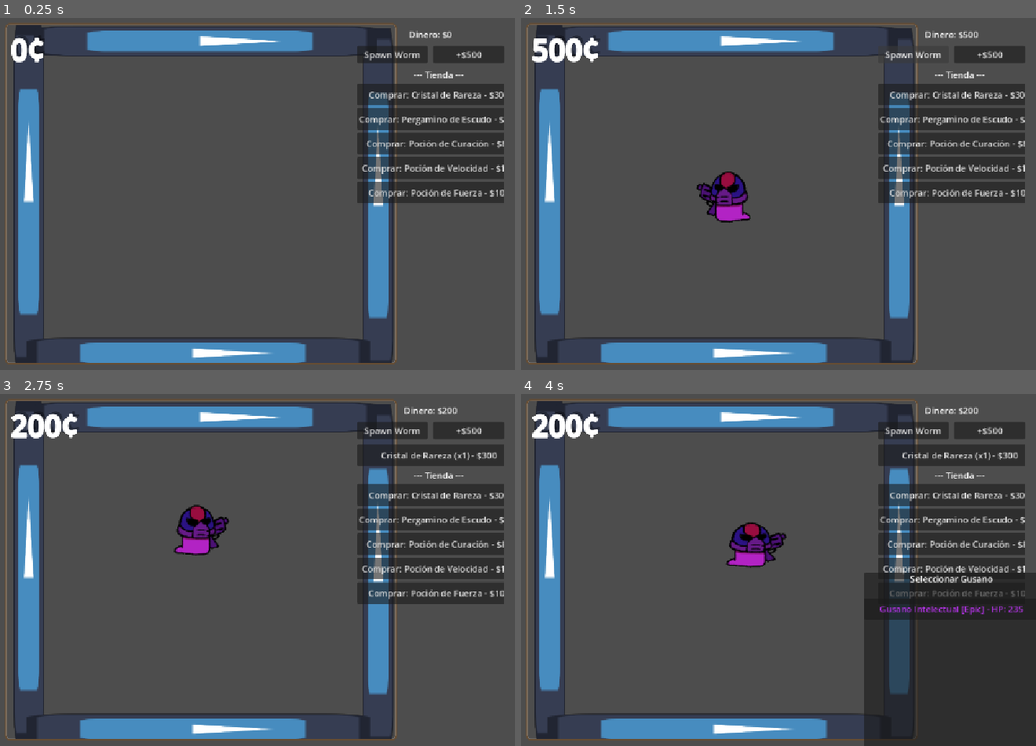
Above: before the commit, frames 1-4 (two rows, left to right).
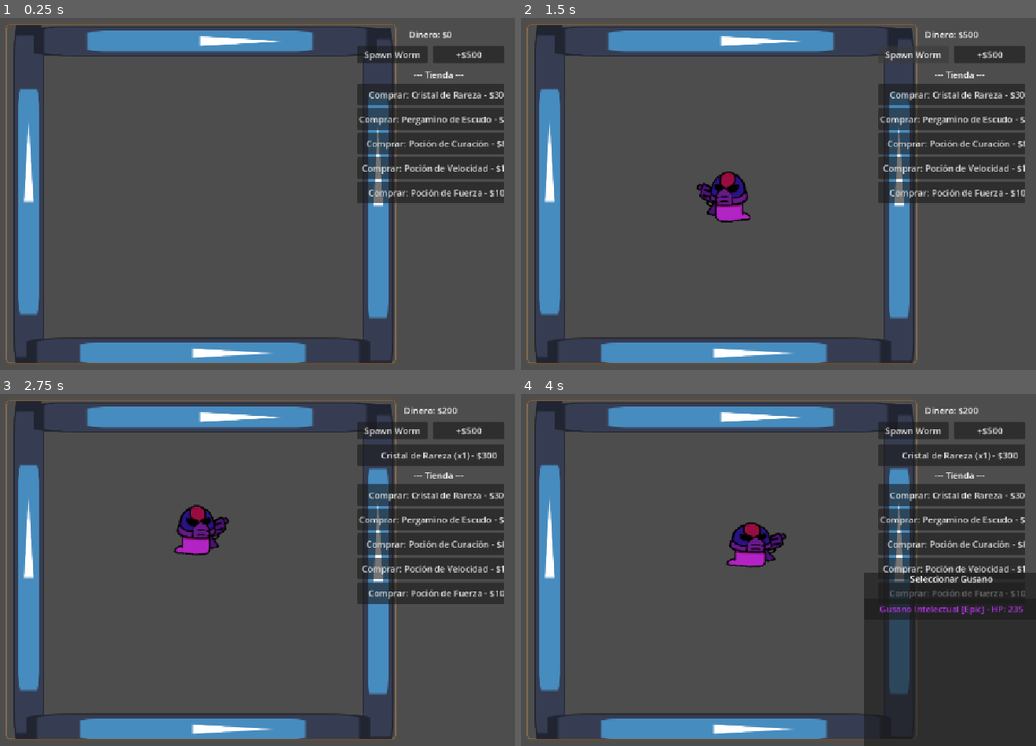
Above: after the commit, the same moments.

Repository: KingPandX/gusanos
Game: Godot game, scene res://main_screen/game_screen.tscn
Same seed, same stepped clock (60 frames per second), same inputs: the game is played once before the commit and once after it. The engine's default icon, where the game draws it, is replaced by a stand-in: a white triangle on a blue panel in a dark square.
Inputs:
- Up to frame 1 (0.25 s): no input
- Up to frame 2 (1.5 s): click "+$500" at 0.5 s; click "Spawn Worm" at 1.25 s
- Up to frame 3 (2.75 s): click "Comprar: Cristal de Rareza - …" at 2 s
- Up to frame 4 (4 s): click "Cristal de Rareza (x1) - $300" at 2.75 s; click "Comprar: Cristal de Rareza - …" at 3.5 s

The runs differ from the first frame. In frame 1, 0.3% of the frame differs, in the area x 2-9%, y 5-13%; in frame 2, 0.7%, in the area x 2-16%, y 5-13%; in frame 3, 0.7%; in frame 4, 0.7%.

Commit message:
feat: add combat zone and team system
- Create CombatZone area for group combat
- Add team assignment with 30% chance to join existing team
- Worms stop generating money in combat zone
- Auto-start combat when 2+ worms enter zone
- Combat ends when only one team remains
- Add exit_combat method to Worm
- Modify patrol/combat states for team awareness

Diff:
--- /dev/null
+++ b/commons/combat/combat_zone.gd
@@ -0,0 +1,131 @@
+extends Area2D
+class_name CombatZone
+
+signal worm_entered_zone(worm: Worm)
+signal worm_exited_zone(worm: Worm)
+signal combat_activated
+signal combat_deactivated
+
+@export var auto_start_combat: bool = true
+@export var min_worms_to_start: int = 2
+
+var worms_in_zone: Array[Worm] = []
+var teams: Dictionary = {}
+var combat_active: bool = false
+var team_id_counter: int = 0
+
+func _ready() -> void:
+	add_to_group("combat_zones")
+	body_entered.connect(_on_body_entered)
+	body_exited.connect(_on_body_exited)
+
+func _on_body_entered(body: Node2D) -> void:
+	if body is Worm and body not in worms_in_zone:
+		worms_in_zone.append(body)
+		body.in_combat_zone = true
+		worm_entered_zone.emit(body)
+		_check_auto_combat()
+
+func _on_body_exited(body: Node2D) -> void:
+	if body is Worm:
+		worms_in_zone.erase(body)
+		body.in_combat_zone = false
+		worm_exited_zone.emit(body)
+		_remove_worm_from_teams(body)
+		_check_combat_end()
+
+func _check_auto_combat() -> void:
+	if auto_start_combat and not combat_active:
+		if worms_in_zone.size() >= min_worms_to_start:
+			activate_combat()
+
+func _check_combat_end() -> void:
+	if combat_active:
+		var alive_teams = _get_alive_teams()
+		if alive_teams.size() <= 1:
+			deactivate_combat()
+
+func activate_combat() -> void:
+	if combat_active:
+		return
+	combat_active = true
+	_assign_teams()
+	_start_all_combats()
+	combat_activated.emit()
+
+func deactivate_combat() -> void:
+	if not combat_active:
+		return
+	combat_active = false
+	_stop_all_combats()
+	combat_deactivated.emit()
+
+func _assign_teams() -> void:
+	teams.clear()
+	team_id_counter = 0
+
+	var shuffled = worms_in_zone.duplicate()
+	shuffled.shuffle()
+
+	for worm in shuffled:
+		if not is_instance_valid(worm):
+			continue
+
+		var assigned = false
+
+		if team_id_counter > 0 and randf() < 0.3:
+			var random_team = teams.keys()[randi() % teams.keys().size()]
+			teams[random_team].append(worm)
+			worm.team_id = random_team
+			assigned = true
+
+		if not assigned:
+			teams[team_id_counter] = [worm]
+			worm.team_id = team_id_counter
+			team_id_counter += 1
+
+func _start_all_combats() -> void:
+	for worm in worms_in_zone:
+		if is_instance_valid(worm) and not worm.in_combat:
+			var enemy = _find_enemy(worm)
+			if enemy:
+				worm.enter_combat(enemy)
+
+func _stop_all_combats() -> void:
+	for worm in worms_in_zone:
+		if is_instance_valid(worm):
+			worm.exit_combat()
+
+func _find_enemy(worm: Worm) -> Worm:
+	var enemies: Array[Worm] = []
+	for other in worms_in_zone:
+		if is_instance_valid(other) and other != worm and other.team_id != worm.team_id:
+			enemies.append(other)
+
+	if enemies.is_empty():
+		return null
+
+	return enemies[randi() % enemies.size()]
+
+func _remove_worm_from_teams(worm: Worm) -> void:
+	for team_id in teams:
+		teams[team_id].erase(worm)
+		if teams[team_id].is_empty():
+			teams.erase(team_id)
+
+func _get_alive_teams() -> Array:
+	var alive_teams: Array = []
+	for team_id in teams:
+		var alive_worms: Array = []
+		for worm in teams[team_id]:
+			if is_instance_valid(worm) and worm.hp > 0:
+				alive_worms.append(worm)
+		if not alive_worms.is_empty():
+			alive_teams.append(team_id)
+	return alive_teams
+
+func get_worms_in_zone() -> Array[Worm]:
+	return worms_in_zone.filter(func(w): return is_instance_valid(w))
+
+func is_worm_in_zone(worm: Worm) -> bool:
+	return worm in worms_in_zone
--- /dev/null
+++ b/commons/combat/combat_zone.tscn
@@ -0,0 +1,14 @@
+[gd_scene load_steps=3 format=3]
+
+[ext_resource type="Script" path="res://commons/combat/combat_zone.gd" id="1_script"]
+
+[sub_resource type="RectangleShape2D" id="RectangleShape2D_zone"]
+size = Vector2(700, 600)
+
+[node name="CombatZone" type="Area2D"]
+collision_layer = 0
+collision_mask = 2
+script = ExtResource("1_script")
+
+[node name="CollisionShape2D" type="CollisionShape2D" parent="."]
+shape = SubResource("RectangleShape2D_zone")
--- a/main_screen/combat.tscn
+++ b/main_screen/combat.tscn
@@ -1,17 +1,11 @@
-[gd_scene format=3 uid="uid://1bw5t1wg7j0p"]
+[gd_scene load_steps=4 format=3 uid="uid://1bw5t1wg7j0p"]
 
 [ext_resource type="Texture2D" uid="uid://buthj8l4iou4n" path="res://icon.svg" id="2_usmjt"]
-[ext_resource type="Script" uid="uid://cy28cw74rxu70" path="res://commons/money_screen.gd" id="3_5i6my"]
 [ext_resource type="Script" uid="uid://pap1ix58kquy" path="res://main_screen/combat_spawner.gd" id="4_combat"]
+[ext_resource type="PackedScene" path="res://commons/combat/combat_zone.tscn" id="5_combat_zone"]
 
 [sub_resource type="RectangleShape2D" id="RectangleShape2D_yw8l4"]
 size = Vector2(54, 627)
-
-[sub_resource type="LabelSettings" id="LabelSettings_5i6my"]
-font_size = 54
-outline_size = 8
-shadow_color = Color(0, 0, 0, 0.34509805)
-shadow_offset = Vector2(5.645, -5.085)
 
 [node name="combat" type="Node2D" unique_id=582485804]
 y_sort_enabled = true
@@ -59,15 +53,6 @@
 rotation = 1.5707964
 shape = SubResource("RectangleShape2D_yw8l4")
 
-[node name="money_screen" type="Label" parent="." unique_id=1565653997]
-offset_left = 8.0
-offset_top = 8.0
-offset_right = 101.0
-offset_bottom = 82.0
-text = "200"
-label_settings = SubResource("LabelSettings_5i6my")
-script = ExtResource("3_5i6my")
-
 [node name="UI" type="CanvasLayer" parent="." unique_id=1586780899]
 
 [node name="SpawnMin" type="Marker2D" parent="." unique_id=364509012]
@@ -75,3 +60,6 @@
 
 [node name="SpawnMax" type="Marker2D" parent="." unique_id=436850966]
 position = Vector2(634, 562)
+
+[node name="CombatZone" parent="." instance=ExtResource("5_combat_zone")]
+position = Vector2(360, 315)
--- a/worms/States/combat.gd
+++ b/worms/States/combat.gd
@@ -11,25 +11,34 @@
 	worm.in_combat = true
 	worm.sprite.play("idle")
 	if worm.actual_enemy != null and is_instance_valid(worm.actual_enemy):
-		worm.actual_enemy.enter_combat(worm)
+		if worm.actual_enemy.team_id != worm.team_id:
+			worm.actual_enemy.enter_combat(worm)
 
 func exit():
 	worm.in_combat = false
 	worm.actual_enemy = null
-	worm.hp = worm.worm_data.hp_max
+	if not worm.in_combat_zone:
+		worm.hp = worm.worm_data.hp_max
 
 func physics_update(delta: float):
+	if worm.in_combat_zone:
+		_check_combat_zone_status()
+
 	if worm.actual_enemy == null or not is_instance_valid(worm.actual_enemy):
 		var enemy = detector.get_available_enemy()
-		if enemy:
+		if enemy and enemy.team_id != worm.team_id:
 			worm.actual_enemy = enemy
 		else:
 			transition("Patrol")
 			return
 
-	if worm.actual_enemy.actual_enemy != worm:
+	if worm.actual_enemy.team_id == worm.team_id:
+		transition("Patrol")
+		return
+
+	if worm.actual_enemy.actual_enemy != worm and worm.actual_enemy.actual_enemy != null:
 		var enemy = detector.get_available_enemy()
-		if enemy and enemy != worm.actual_enemy:
+		if enemy and enemy != worm.actual_enemy and enemy.team_id != worm.team_id:
 			worm.actual_enemy.enter_combat(worm)
 		else:
 			transition("Patrol")
@@ -61,3 +70,15 @@
 
 	worm.velocity = worm.current_velocity
 	worm.move_and_slide()
+
+func _check_combat_zone_status():
+	var combat_zone = _find_combat_zone()
+	if combat_zone and not combat_zone.combat_active:
+		transition("Patrol")
+
+func _find_combat_zone() -> CombatZone:
+	var zones = get_tree().get_nodes_in_group("combat_zones")
+	for zone in zones:
+		if zone is CombatZone and zone.is_worm_in_zone(worm):
+			return zone
+	return null
--- a/worms/States/patrol.gd
+++ b/worms/States/patrol.gd
@@ -7,14 +7,15 @@
 	worm.sprite.play("idle")
 
 func physics_update(delta: float):
-	if worm.actual_enemy == null or not is_instance_valid(worm.actual_enemy):
-		var enemy = detector.get_available_enemy()
-		if enemy:
-			worm.actual_enemy = enemy
+	if not worm.in_combat_zone:
+		if worm.actual_enemy == null or not is_instance_valid(worm.actual_enemy):
+			var enemy = detector.get_available_enemy()
+			if enemy and enemy.team_id != worm.team_id:
+				worm.actual_enemy = enemy
 
-	if worm.actual_enemy != null and not worm.actual_enemy.in_combat:
-		transition("Combat")
-		return
+		if worm.actual_enemy != null and not worm.actual_enemy.in_combat and worm.actual_enemy.team_id != worm.team_id:
+			transition("Combat")
+			return
 
 	worm.current_velocity = worm.current_velocity.lerp(
 		worm.target_velocity,
--- a/worms/worm.gd
+++ b/worms/worm.gd
@@ -32,6 +32,8 @@
 var hp : float
 var actual_enemy : Worm
 var in_combat : bool = false
+var in_combat_zone : bool = false
+var team_id : int = -1
 
 # Efectos activos
 var active_effects: Array[Dictionary] = []
@@ -98,6 +100,8 @@
 var coin_scene: PackedScene = preload("res://commons/coins/coin.tscn")
 
 func add_money():
+	if in_combat_zone:
+		return
 	var coin_value = round(GlobalManager.BASE_MONEY * worm_data.size)
 	var coin = coin_scene.instantiate()
 	coin.value = coin_value
@@ -149,3 +153,8 @@
 		return
 	actual_enemy = enemy
 	$FiniteStateMachine.transition("Combat")
+
+func exit_combat() -> void:
+	if not in_combat:
+		return
+	$FiniteStateMachine.transition("Patrol")
Not shown, added: commons/combat/combat_zone.gd.uid
